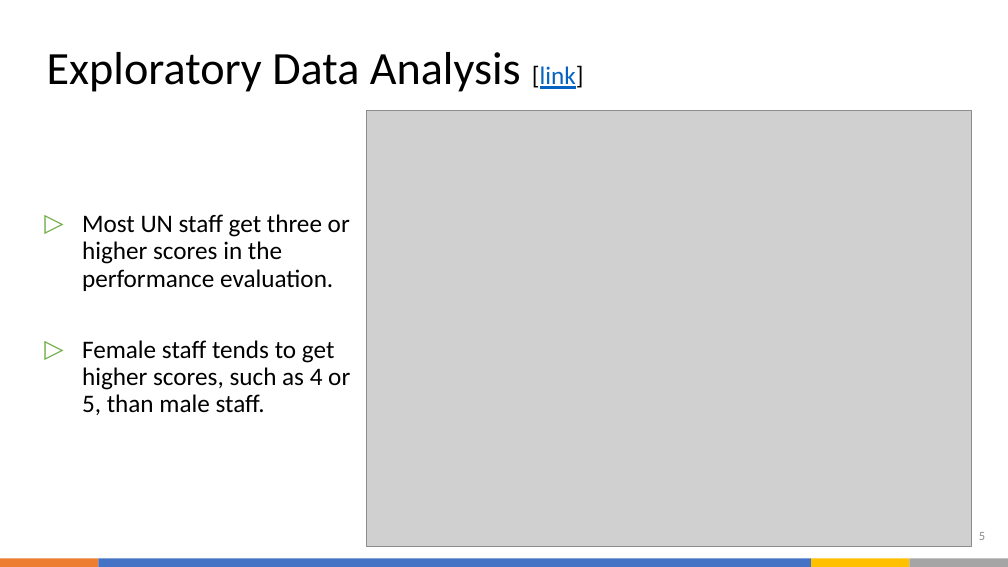
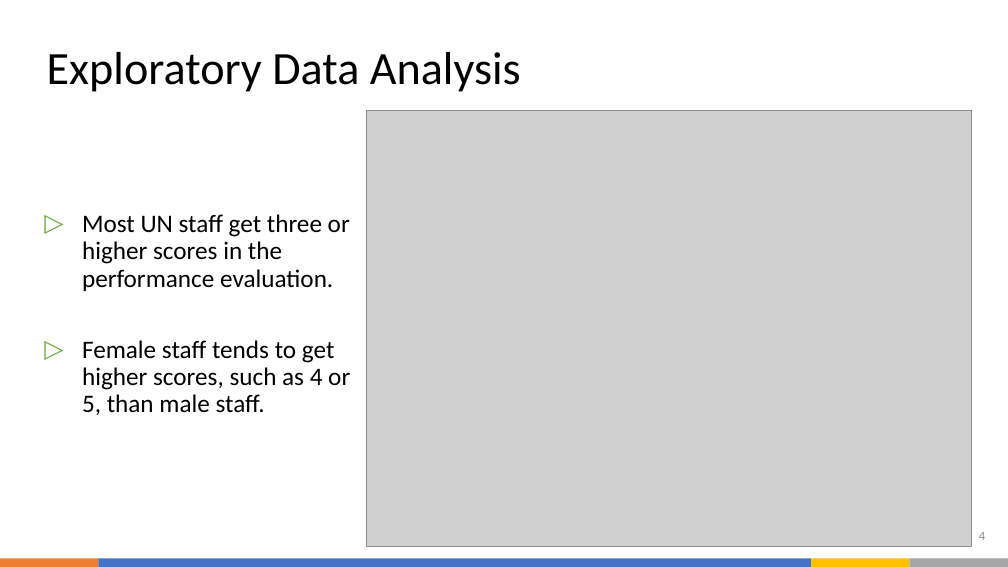
Before and after one commit to oliviahs/People_Analytics_for_UN, a slide deck: slide 4 of PPT.pptx (slide 5 before the commit). Drawn at 1008x567 pixels with LibreOffice and Linux fonts; fonts in the diff are those of the drawing; grey boxes stand for pictures. Boxes give left, top, right and bottom in pixels: in the first picture for what was removed or moved away, otherwise in the second. Text is boxed around its words. In the diff, an @@ line names an element or a change of style, - is before the commit and + after.

```diff
--- a/PPT.pptx
+++ b/PPT.pptx
@@ title at [47, 52, 521, 92]: text changed @@
-Exploratory Data Analysis [link]
+Exploratory Data Analysis
@@ page number at [979, 532, 985, 540]: text changed @@
-5
+4
```
Also in this commit, not shown: 5 other slides changed, 1 slide removed, 9 other files.
